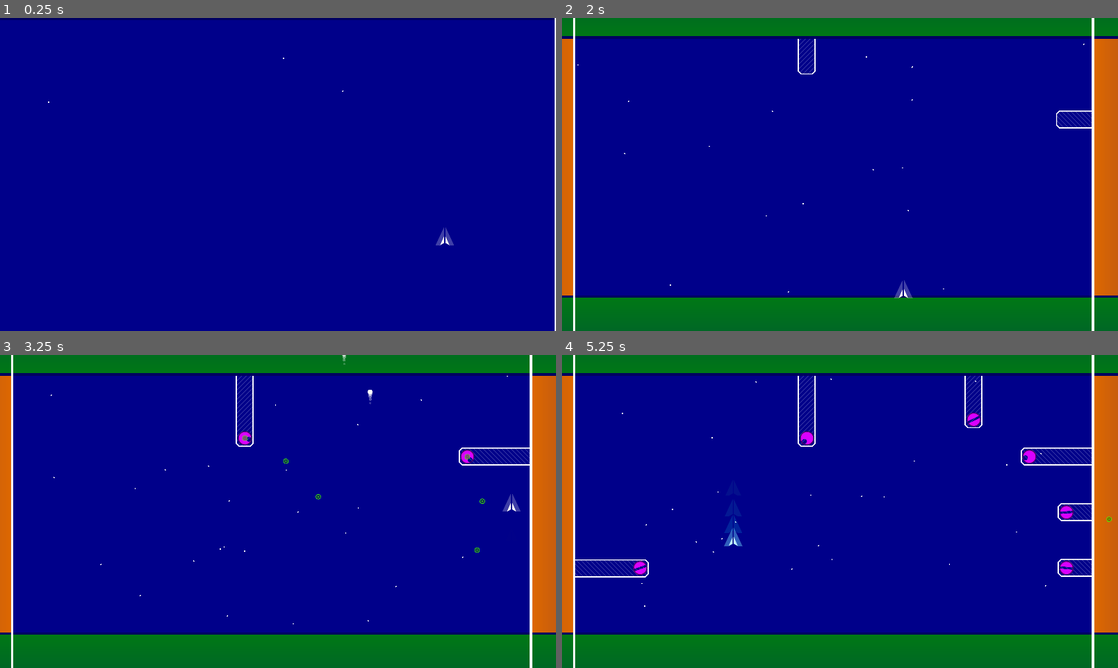
Above: before the commit, frames 1-4 (two rows, left to right).
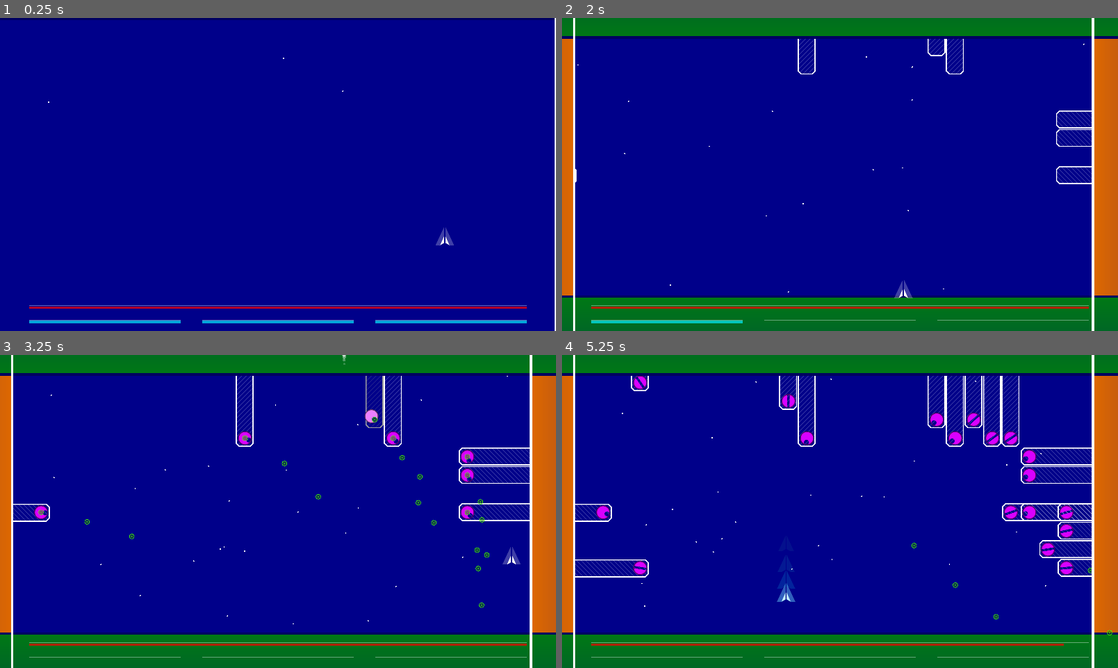
Above: after the commit, the same moments.

Repository: GalanCM/LD42
Game: Godot game, scene res://PlayArea.tscn
Same seed, same stepped clock (60 frames per second), same inputs: the game is played once before the commit and once after it.
Inputs:
- Up to frame 1 (0.25 s): no input
- Up to frame 2 (2 s): hold Right (Right) 0.53-1.28 s; tap X (Dodge) at 0.6, 1.35 s; hold Down (Down) from 1.28 s (still down)
- Up to frame 3 (3.25 s): release Down (Down) at 2.03 s; hold Right (Right) 2.03-2.78 s; hold Z (Fire) 2.03-2.78 s; tap X (Dodge) at 2.3, 2.85 s; hold Up (Up) from 2.78 s (still down)
- Up to frame 4 (5.25 s): release Up (Up) at 3.53 s; hold Left (Left) 3.53-5.03 s; tap X (Dodge) at 3.6, 4.55, 5.1 s; tap Z (Fire) at 4.35 s; hold Down (Down) from 5.03 s (still down)

The runs differ from the first frame. In frame 1, 1.7% of the frame differs, in the area x 5-95%, y 91-98%; in frame 2, 1.6%; in frame 3, 2.6%; in frame 4, 4.3%, in the area x 2-99%, y 6-97%.

Commit message:
Full health and stamina systems.

Diff:
--- /dev/null
+++ b/game/HUD.gd
@@ -0,0 +1,32 @@
+extends Control
+
+func _ready():
+	$HealthBar.set_as_toplevel(true)
+	$StaminaBar1.set_as_toplevel(true)
+	$StaminaBar2.set_as_toplevel(true)
+	$StaminaBar3.set_as_toplevel(true)
+
+
+func _process(delta):
+	var player = Game.get_unique_node("Player")
+	if player == null:
+		return
+
+	$HealthBar.value = player.health / player.MAX_HEALTH
+
+	if player.stamina < 1:
+		$StaminaBar1.value = player.stamina
+		$StaminaBar2.value = 0
+		$StaminaBar3.value = 0
+	elif player.stamina < 2:
+		$StaminaBar1.value = 1
+		$StaminaBar2.value = fmod(player.stamina, 1.0)
+		$StaminaBar3.value = 0
+	elif player.stamina < 3:
+		$StaminaBar1.value = 1
+		$StaminaBar2.value = 1
+		$StaminaBar3.value = fmod(player.stamina, 2.0)
+	else:
+		$StaminaBar1.value = 1
+		$StaminaBar2.value = 1
+		$StaminaBar3.value = 1
--- a/game/PlayArea.gd
+++ b/game/PlayArea.gd
@@ -1,7 +1,7 @@
 extends Node2D
 
 var current_area = 1_600_000
-var cannon_density = 0.05
+var cannon_density = 0.1
 
 var allow_new_cannons = false
 
--- a/game/PlayArea.tscn
+++ b/game/PlayArea.tscn
@@ -1,12 +1,98 @@
-[gd_scene load_steps=13 format=2]
+[gd_scene load_steps=17 format=2]
 
 [ext_resource path="res://PlayArea.gd" type="Script" id=1]
-[ext_resource path="res://Stars/stars.png" type="Texture" id=2]
-[ext_resource path="res://Walls/Walls.gd" type="Script" id=3]
-[ext_resource path="res://Walls/body_bg.png" type="Texture" id=4]
-[ext_resource path="res://Walls/body.png" type="Texture" id=5]
-[ext_resource path="res://Walls/outline.png" type="Texture" id=6]
-[ext_resource path="res://Player/Player.tscn" type="PackedScene" id=7]
+[ext_resource path="res://HUD.gd" type="Script" id=2]
+[ext_resource path="res://Stars/stars.png" type="Texture" id=3]
+[ext_resource path="res://Walls/Walls.gd" type="Script" id=4]
+[ext_resource path="res://Walls/body_bg.png" type="Texture" id=5]
+[ext_resource path="res://Walls/body.png" type="Texture" id=6]
+[ext_resource path="res://Walls/outline.png" type="Texture" id=7]
+[ext_resource path="res://Player/Player.tscn" type="PackedScene" id=8]
+
+[sub_resource type="StyleBoxFlat" id=8]
+
+content_margin_left = -1.0
+content_margin_right = -1.0
+content_margin_top = -1.0
+content_margin_bottom = -1.0
+bg_color = Color( 1, 0, 0, 0.7 )
+draw_center = true
+border_width_left = 0
+border_width_top = 0
+border_width_right = 0
+border_width_bottom = 0
+border_color = Color( 0.8, 0.8, 0.8, 1 )
+border_blend = false
+corner_radius_top_left = 0
+corner_radius_top_right = 0
+corner_radius_bottom_right = 0
+corner_radius_bottom_left = 0
+corner_detail = 8
+expand_margin_left = 0.0
+expand_margin_right = 0.0
+expand_margin_top = 0.0
+expand_margin_bottom = 0.0
+shadow_color = Color( 0, 0, 0, 0.6 )
+shadow_size = 0
+anti_aliasing = true
+anti_aliasing_size = 1
+
+[sub_resource type="StyleBoxFlat" id=7]
+
+content_margin_left = -1.0
+content_margin_right = -1.0
+content_margin_top = -1.0
+content_margin_bottom = -1.0
+bg_color = Color( 0.6, 0.6, 0.6, 0 )
+draw_center = true
+border_width_left = 0
+border_width_top = 1
+border_width_right = 0
+border_width_bottom = 1
+border_color = Color( 1, 1, 1, 0.4 )
+border_blend = false
+corner_radius_top_left = 0
+corner_radius_top_right = 0
+corner_radius_bottom_right = 0
+corner_radius_bottom_left = 0
+corner_detail = 8
+expand_margin_left = 0.0
+expand_margin_right = 0.0
+expand_margin_top = 3.0
+expand_margin_bottom = 3.0
+shadow_color = Color( 0, 0, 0, 0.6 )
+shadow_size = 0
+anti_aliasing = true
+anti_aliasing_size = 1
+_sections_unfolded = [ "Border", "Border Width", "Expand Margin" ]
+
+[sub_resource type="StyleBoxFlat" id=6]
+
+content_margin_left = -1.0
+content_margin_right = -1.0
+content_margin_top = -1.0
+content_margin_bottom = -1.0
+bg_color = Color( 0, 0.929688, 1, 0.7 )
+draw_center = true
+border_width_left = 0
+border_width_top = 0
+border_width_right = 0
+border_width_bottom = 0
+border_color = Color( 0.8, 0.8, 0.8, 1 )
+border_blend = false
+corner_radius_top_left = 0
+corner_radius_top_right = 0
+corner_radius_bottom_right = 0
+corner_radius_bottom_left = 0
+corner_detail = 8
+expand_margin_left = 0.0
+expand_margin_right = 0.0
+expand_margin_top = 0.0
+expand_margin_bottom = 0.0
+shadow_color = Color( 0, 0, 0, 0.6 )
+shadow_size = 0
+anti_aliasing = true
+anti_aliasing_size = 1
 
 [sub_resource type="ParticlesMaterial" id=1]
 
@@ -72,7 +158,135 @@
 
 script = ExtResource( 1 )
 
-[node name="Stars" type="Particles2D" parent="." index="0"]
+[node name="HUD" type="Control" parent="." index="0"]
+
+anchor_left = 0.0
+anchor_top = 0.0
+anchor_right = 0.0
+anchor_bottom = 0.0
+margin_right = 40.0
+margin_bottom = 40.0
+rect_pivot_offset = Vector2( 0, 0 )
+rect_clip_content = false
+mouse_filter = 0
+mouse_default_cursor_shape = 0
+size_flags_horizontal = 1
+size_flags_vertical = 1
+script = ExtResource( 2 )
+
+[node name="HealthBar" type="ProgressBar" parent="HUD" index="0"]
+
+anchor_left = 0.0
+anchor_top = 0.0
+anchor_right = 0.0
+anchor_bottom = 0.0
+margin_left = 100.0
+margin_top = 995.0
+margin_right = 1820.0
+margin_bottom = 1003.0
+rect_pivot_offset = Vector2( 0, 0 )
+rect_clip_content = false
+mouse_filter = 0
+mouse_default_cursor_shape = 0
+size_flags_horizontal = 1
+size_flags_vertical = 0
+custom_styles/fg = SubResource( 8 )
+custom_styles/bg = SubResource( 7 )
+min_value = 0.0
+max_value = 1.0
+step = 0.01
+page = 0.0
+value = 0.4
+exp_edit = false
+rounded = false
+percent_visible = false
+_sections_unfolded = [ "Percent", "Rect", "Visibility", "custom_styles" ]
+
+[node name="StaminaBar1" type="ProgressBar" parent="HUD" index="1"]
+
+anchor_left = 0.0
+anchor_top = 0.0
+anchor_right = 0.0
+anchor_bottom = 0.0
+margin_left = 100.0
+margin_top = 1045.0
+margin_right = 623.0
+margin_bottom = 1053.0
+rect_pivot_offset = Vector2( 0, 0 )
+rect_clip_content = false
+mouse_filter = 0
+mouse_default_cursor_shape = 0
+size_flags_horizontal = 1
+size_flags_vertical = 0
+custom_styles/fg = SubResource( 6 )
+custom_styles/bg = SubResource( 7 )
+min_value = 0.0
+max_value = 1.0
+step = 0.01
+page = 0.0
+value = 1.0
+exp_edit = false
+rounded = false
+percent_visible = false
+_sections_unfolded = [ "Percent", "Rect", "Visibility", "custom_styles" ]
+
+[node name="StaminaBar2" type="ProgressBar" parent="HUD" index="2"]
+
+anchor_left = 0.0
+anchor_top = 0.0
+anchor_right = 0.0
+anchor_bottom = 0.0
+margin_left = 698.0
+margin_top = 1045.0
+margin_right = 1221.0
+margin_bottom = 1053.0
+rect_pivot_offset = Vector2( 0, 0 )
+rect_clip_content = false
+mouse_filter = 0
+mouse_default_cursor_shape = 0
+size_flags_horizontal = 1
+size_flags_vertical = 0
+custom_styles/fg = SubResource( 6 )
+custom_styles/bg = SubResource( 7 )
+min_value = 0.0
+max_value = 1.0
+step = 0.01
+page = 0.0
+value = 0.4
+exp_edit = false
+rounded = false
+percent_visible = false
+_sections_unfolded = [ "Percent", "Rect", "Visibility", "custom_styles" ]
+
+[node name="StaminaBar3" type="ProgressBar" parent="HUD" index="3"]
+
+anchor_left = 0.0
+anchor_top = 0.0
+anchor_right = 0.0
+anchor_bottom = 0.0
+margin_left = 1296.0
+margin_top = 1045.0
+margin_right = 1819.0
+margin_bottom = 1053.0
+rect_pivot_offset = Vector2( 0, 0 )
+rect_clip_content = false
+mouse_filter = 0
+mouse_default_cursor_shape = 0
+size_flags_horizontal = 1
+size_flags_vertical = 0
+custom_styles/fg = SubResource( 6 )
+custom_styles/bg = SubResource( 7 )
+min_value = 0.0
+max_value = 1.0
+step = 0.01
+page = 0.0
+value = 0.0
+exp_edit = false
+rounded = false
+percent_visible = false
+_sections_unfolded = [ "Percent", "Rect", "Visibility", "custom_styles" ]
+
+[node name="Stars" type="Particles2D" parent="." index="1"]
 
 position = Vector2( 1024, 512 )
 emitting = true
@@ -89,25 +303,24 @@
 local_coords = true
 draw_order = 0
 process_material = SubResource( 1 )
-texture = ExtResource( 2 )
+texture = ExtResource( 3 )
 normal_map = null
 h_frames = 1
 v_frames = 1
 _sections_unfolded = [ "Process Material", "Textures", "Time" ]
 
-[node name="CannonLayer" type="Node2D" parent="." index="1" groups=[
+[node name="CannonLayer" type="Node2D" parent="." index="2" groups=[
 "CannonLayer",
 ]]
 
-[node name="LeftWall" type="KinematicBody2D" parent="." index="2"]
-
-editor/display_folded = true
+[node name="LeftWall" type="KinematicBody2D" parent="." index="3"]
+
 position = Vector2( 0, 540 )
 input_pickable = false
 collision_layer = 1024
 collision_mask = 1024
 collision/safe_margin = 0.08
-script = ExtResource( 3 )
+script = ExtResource( 4 )
 _sections_unfolded = [ "Collision", "Transform" ]
 __meta__ = {
 "_edit_group_": true
@@ -117,29 +330,28 @@
 
 self_modulate = Color( 0.0705882, 0.0705882, 0.576471, 1 )
 position = Vector2( -968, -25 )
-texture = ExtResource( 4 )
+texture = ExtResource( 5 )
 _sections_unfolded = [ "Offset", "Transform", "Visibility" ]
 
 [node name="BG2" type="Sprite" parent="LeftWall" index="1"]
 
 self_modulate = Color( 0.0705882, 0.0705882, 0.576471, 1 )
 position = Vector2( -968, -25 )
-texture = ExtResource( 4 )
+texture = ExtResource( 5 )
 _sections_unfolded = [ "Offset", "Transform", "Visibility" ]
 
 [node name="Body" type="Sprite" parent="LeftWall" index="2"]
 
 self_modulate = Color( 0.875, 0.410156, 0, 1 )
 position = Vector2( -968, -25 )
-texture = ExtResource( 5 )
+texture = ExtResource( 6 )
 _sections_unfolded = [ "Offset", "Transform", "Visibility" ]
 
 [node name="Outline" type="Sprite" parent="LeftWall" index="3"]
 
 position = Vector2( -4, -25 )
-z_index = 10
-z_as_relative = false
-texture = ExtResource( 6 )
+z_index = 1
+texture = ExtResource( 7 )
 _sections_unfolded = [ "Offset", "Transform", "Visibility", "Z Index" ]
 
 [node name="CollisionShape2D" type="CollisionShape2D" parent="LeftWall" index="4"]
@@ -148,15 +360,14 @@
 position = Vector2( -957, -25 )
 shape = SubResource( 2 )
 
-[node name="RightWall" type="KinematicBody2D" parent="." index="3"]
-
-editor/display_folded = true
+[node name="RightWall" type="KinematicBody2D" parent="." index="4"]
+
 position = Vector2( 1920, 540 )
 input_pickable = false
 collision_layer = 2048
 collision_mask = 2048
 collision/safe_margin = 0.08
-script = ExtResource( 3 )
+script = ExtResource( 4 )
 _sections_unfolded = [ "Collision", "Transform" ]
 __meta__ = {
 "_edit_group_": true
@@ -175,15 +386,14 @@
 self_modulate = Color( 0.875, 0.410156, 0, 1 )
 position = Vector2( 963, -25 )
 rotation = 3.14159
-texture = ExtResource( 5 )
+texture = ExtResource( 6 )
 _sections_unfolded = [ "Offset", "Transform", "Visibility" ]
 
 [node name="Outline" type="Sprite" parent="RightWall" index="2"]
 
 position = Vector2( -1, -25 )
-z_index = 10
-z_as_relative = false
-texture = ExtResource( 6 )
+z_index = 1
+texture = ExtResource( 7 )
 _sections_unfolded = [ "Offset", "Transform", "Visibility", "Z Index" ]
 
 [node name="CollisionShape2D" type="CollisionShape2D" parent="RightWall" index="3"]
@@ -192,7 +402,7 @@
 position = Vector2( 963, -25 )
 shape = SubResource( 3 )
 
-[node name="TopWall" type="KinematicBody2D" parent="." index="4"]
+[node name="TopWall" type="KinematicBody2D" parent="." index="5"]
 
 editor/display_folded = true
 position = Vector2( 960, 0 )
@@ -236,7 +446,7 @@
 position = Vector2( 0, -960 )
 shape = SubResource( 4 )
 
-[node name="BottomWall" type="KinematicBody2D" parent="." index="5"]
+[node name="BottomWall" type="KinematicBody2D" parent="." index="6"]
 
 editor/display_folded = true
 position = Vector2( 960, 1080 )
@@ -280,10 +490,10 @@
 position = Vector2( 0, 968 )
 shape = SubResource( 5 )
 
-[node name="Player" parent="." index="6" instance=ExtResource( 7 )]
+[node name="Player" parent="." index="7" instance=ExtResource( 8 )]
 
 position = Vector2( 1536, 768 )
 
-[node name="BulletLayer" type="Node2D" parent="." index="7" groups=[
+[node name="BulletLayer" type="Node2D" parent="." index="8" groups=[
 "BulletLayer",
 ]]
--- a/game/Player/Player.gd
+++ b/game/Player/Player.gd
@@ -1,13 +1,25 @@
 extends KinematicBody2D
 
 const MOVEMENT_SPEED = 360
+
+const MAX_HEALTH = 10.0
+var health = MAX_HEALTH
+
+const MAX_STAMINA = 3
+var stamina = MAX_STAMINA
 
 var velocity_modifier = Vector2()
 
 var bullet_cooled = true
 var dodge = null
 
+var invulnerable = false
+
 func _physics_process(delta):
+	if not invulnerable:
+		health = min(health + 0.5 * delta, MAX_HEALTH)
+	if $StaminaTimer.time_left < 0.00001 and stamina < MAX_STAMINA:
+		stamina += (3.0/5) * delta
 	var motion = Vector2()
 
 	if dodge == null:
@@ -20,8 +32,10 @@
 		if Input.is_action_pressed("Right"):
 			motion.x += 1
 
-		if Input.is_action_just_pressed("Dodge"):
+		if Input.is_action_just_pressed("Dodge") and stamina > 0:
 			dodge = motion * 5
+			stamina = max( stamina-1.0001, 0 )
+			$StaminaTimer.start()
 			$DodgeParticles.emitting = true
 
 			yield(get_tree().create_timer(0.2), "timeout")
@@ -63,5 +77,11 @@
 	var dodge = null
 
 func take_damage(amount):
-	return
-	queue_free()
+	if invulnerable:
+		return
+
+	health -= amount
+
+	invulnerable = true
+	yield(get_tree().create_timer(0.5), "timeout")
+	invulnerable = false
--- a/game/Player/Player.tscn
+++ b/game/Player/Player.tscn
@@ -113,3 +113,10 @@
 
 build_mode = 0
 polygon = PoolVector2Array( -2, -15, -15, 15, -2, 8, 2, 8, 15, 15, 2, -15 )
+
+[node name="StaminaTimer" type="Timer" parent="." index="3"]
+
+process_mode = 1
+wait_time = 1.0
+one_shot = true
+autostart = false
--- a/game/project.godot
+++ b/game/project.godot
@@ -22,11 +22,7 @@
 
 window/size/width=1920
 window/size/height=1080
-window/size/resizable=false
-window/size/borderless=true
 window/size/fullscreen=true
-window/size/test_width=1280
-window/size/test_height=720
 window/stretch/mode="2d"
 window/stretch/aspect="keep"
 
Not shown: 9 places in game/PlayArea.tscn that only renumber resources
